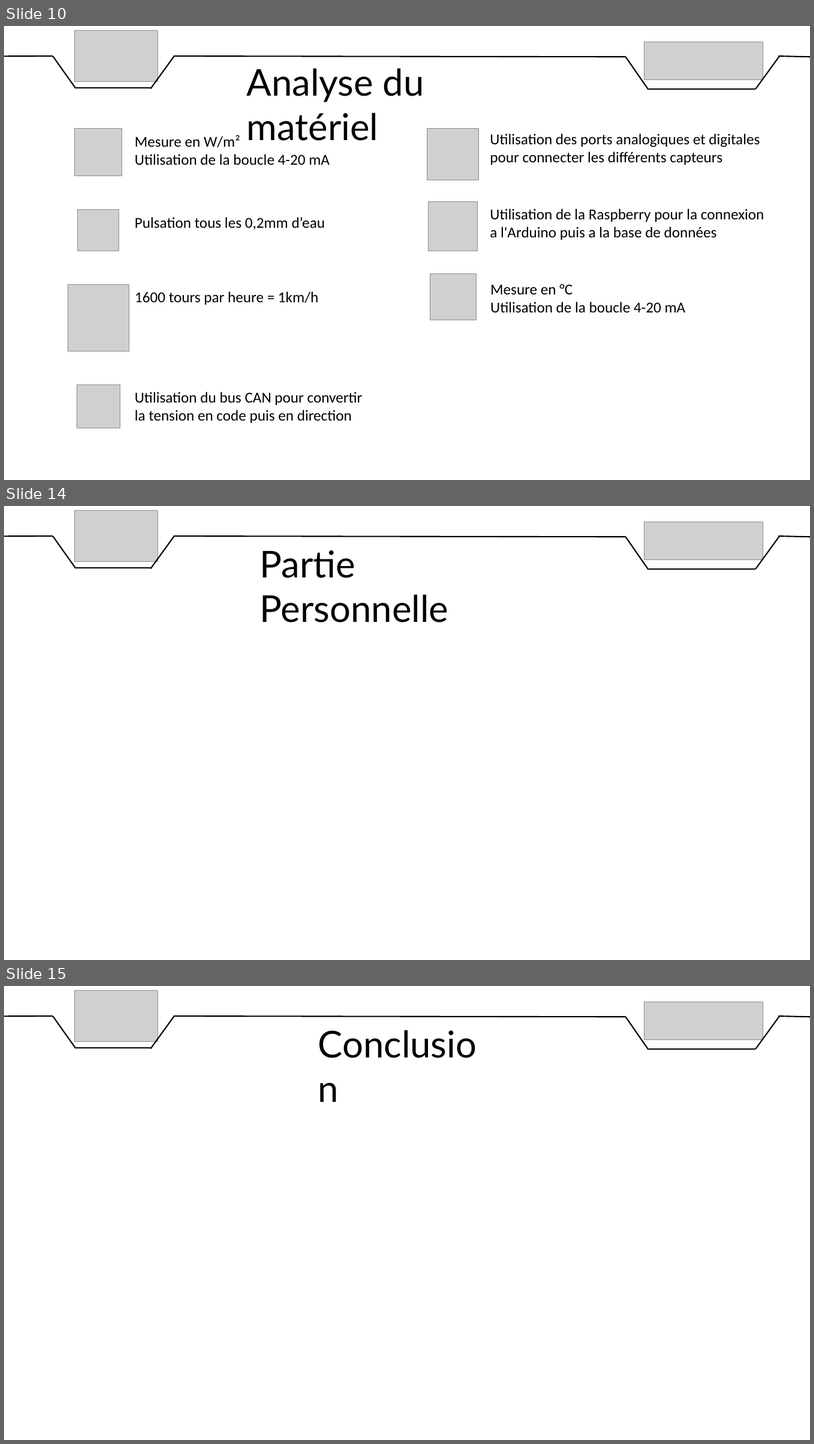
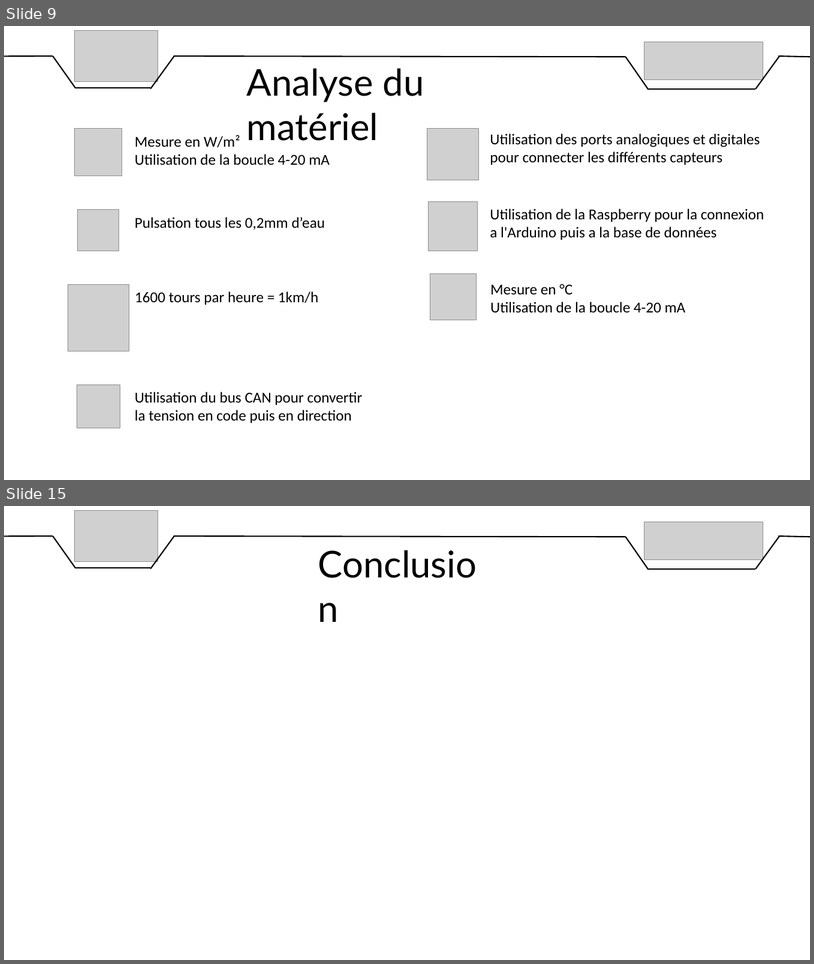
Before and after one commit to DylanChe/SupervisionSerre, a slide deck: oral_projet/revue_2/diaporama_revue_2_dylan.pptx. Shown one above the other, each under a label of ours: slides 10, 14 and 15 before the commit, slides 9 and 15 after it; the slides between them are not shown. The pictures are 814x1444 and 814x964 pixels, drawn with LibreOffice and Linux fonts; fonts in the diff are those of the drawing; grey boxes stand for pictures. Boxes give left, top, right and bottom in pixels: in the first picture for what was removed or moved away, otherwise in the second. Text is boxed around its words. In the diff, an @@ line names an element or a change of style, - is before the commit and + after.

```diff
--- a/oral_projet/revue_2/diaporama_revue_2_dylan.pptx
+++ b/oral_projet/revue_2/diaporama_revue_2_dylan.pptx
@@ slide 14 removed at <box>4,506,810,960</box>, background #FFFFFF @@
@@ picture removed at <box>75,510,158,562</box> @@
@@ picture removed at <box>645,522,764,559</box> @@
@@ line removed from (4, 536) to (53, 536) @@
@@ line removed from (53, 536) to (75, 568) @@
@@ line removed from (174, 535) to (150, 569) @@
@@ line removed from (174, 536) to (626, 537) @@
@@ line removed from (626, 537) to (649, 570) @@
@@ line removed from (780, 535) to (756, 569) @@
@@ line removed from (779, 536) to (810, 537) @@
@@ text removed at <box>260,550,449,622</box> @@
-Partie Personnelle
@@ line removed from (75, 568) to (152, 568) @@
@@ line removed from (649, 569) to (756, 569) @@
@@ what was slide 10 is now slide 9 @@
```
Also in this commit, not shown: 4 slides changed, 1 slide added, 3 other files.
